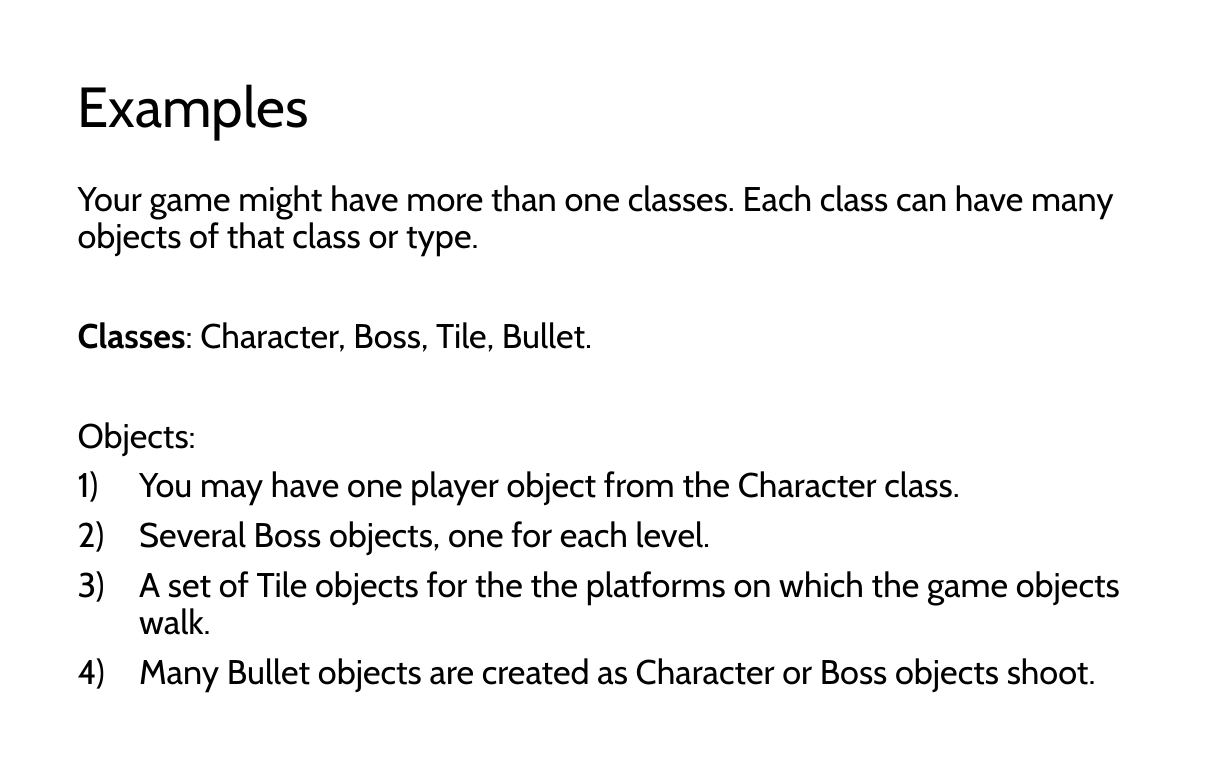
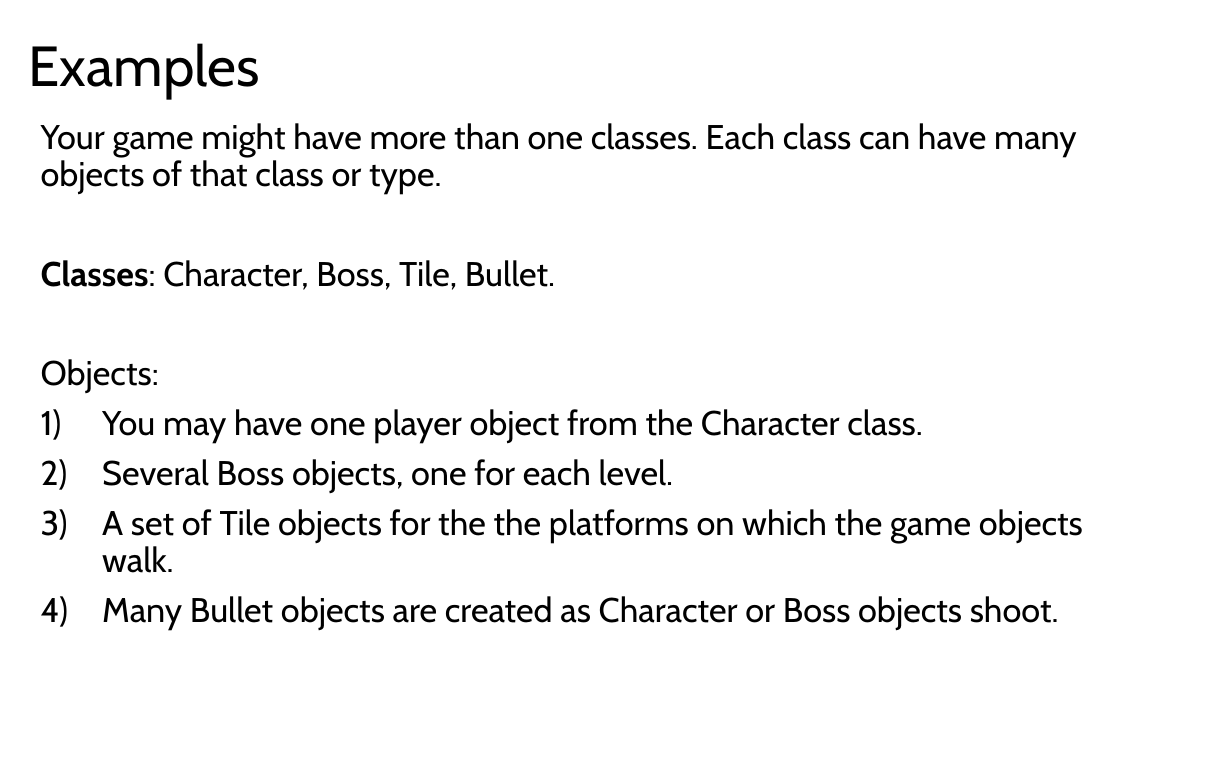
Before and after one commit to LongBaoNguyen/longbaonguyen.github.io, a slide deck: slide 10 of courses/apcsp/lect11a.pptx (slide 8 before the commit). Drawn at 1232x770 pixels with LibreOffice and Linux fonts; fonts in the diff are those of the drawing. Boxes give left, top, right and bottom in pixels: in the first picture for what was removed or moved away, otherwise in the second. Text is boxed around its words. In the diff, an @@ line names an element or a change of style, - is before the commit and + after.

```diff
--- a/courses/apcsp/lect11a.pptx
+++ b/courses/apcsp/lect11a.pptx
@@ title "Examples": place and size @@
-title "Examples" at (78, 84, 309, 140)
+title "Examples" at (29, 43, 260, 99)
@@ text "Your game might have more ...": place and size @@
-text "Your game might have more ..." at (78, 185, 1120, 692)
+text "Your game might have more ..." at (41, 123, 1083, 630)
```
Also in this commit, not shown: 7 other slides changed, 2 slides added, 26 other files.
